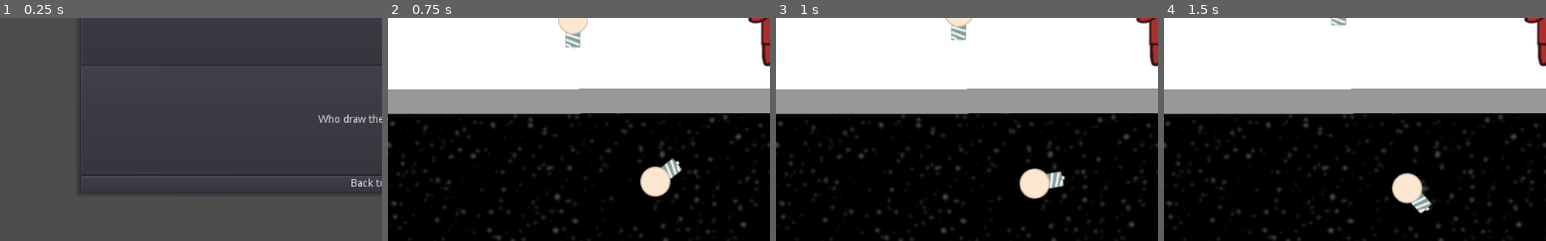
Above: before the commit, frames 1-4 (left to right).
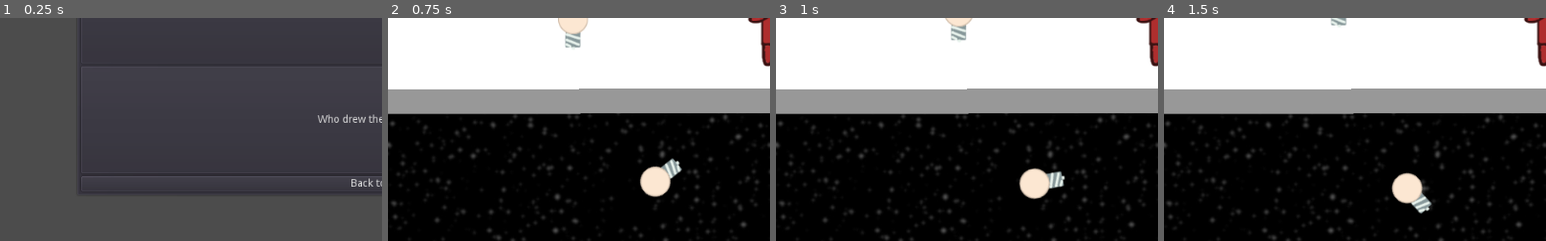
Above: after the commit, the same moments.

Repository: thecyberwraith/cb-gamejam-2021
Game: Godot game, scene res://Menus/LevelsMenu.tscn
The game is run twice, just before and just after one commit, with the same random seed, the same clock (stepped at 60 frames per second) and the same inputs. This scene is started directly instead of the project's main scene.
Inputs:
- Up to frame 1 (0.25 s): no input
- Up to frame 2 (0.75 s): click "Think Fast" at 0.5 s
- Up to frame 3 (1 s): no input
- Up to frame 4 (1.5 s): hold Right (ui_right) from 1.28 s (still down)
The pictures show only the part of the screen within x 0-50%, y 50-100%; the shares and areas given below are measured in that part.

The runs differ from the first frame. In frame 1, 0.2% of the frame differs, in the area x 83-94%, y 43-48%; in frame 2, nothing differs; in frame 3, nothing differs; in frame 4, nothing differs.

Commit message:
Minor fixes

Diff:
--- a/Levels/Level2/Level2.tscn
+++ b/Levels/Level2/Level2.tscn
@@ -13,13 +13,13 @@
 
 [node name="Station" type="Node2D" parent="."]
 
-[node name="AirLock" parent="Station" instance=ExtResource( 7 )]
-position = Vector2( -1020.97, 0.89093 )
-
 [node name="Corridor" parent="Station" instance=ExtResource( 5 )]
 position = Vector2( -509.595, 0.890869 )
 
 [node name="DeadEnd" parent="Station" instance=ExtResource( 6 )]
+
+[node name="AirLock" parent="Station" instance=ExtResource( 7 )]
+position = Vector2( -1020.97, 0.89093 )
 
 [node name="Starts" type="Node2D" parent="."]
 
--- a/Menus/LevelsList.gd
+++ b/Menus/LevelsList.gd
@@ -5,7 +5,7 @@
 const LEVELS_LIST: Array = [
 	[ 'Repair that Bulb', 'res://Levels/Level1/Level1.tscn'],
 	[ 'Think Fast', 'res://Levels/Level2/Level2.tscn'],
-	[ 'Who draw the short straw?', 'res://Levels/Level3/Level3.tscn']
+	[ 'Who drew the short straw?', 'res://Levels/Level3/Level3.tscn']
 ]
 const MainMenu = "res://Menus/MainMenu.tscn"
 
